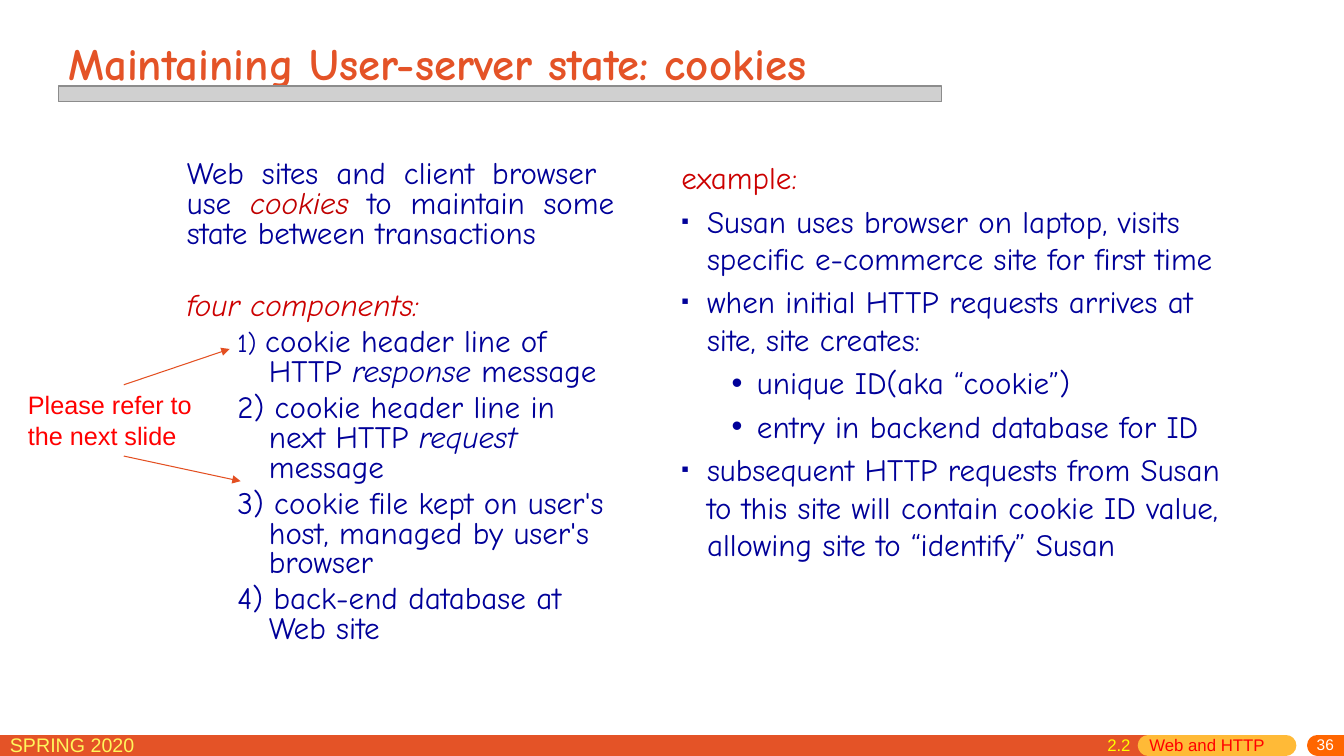
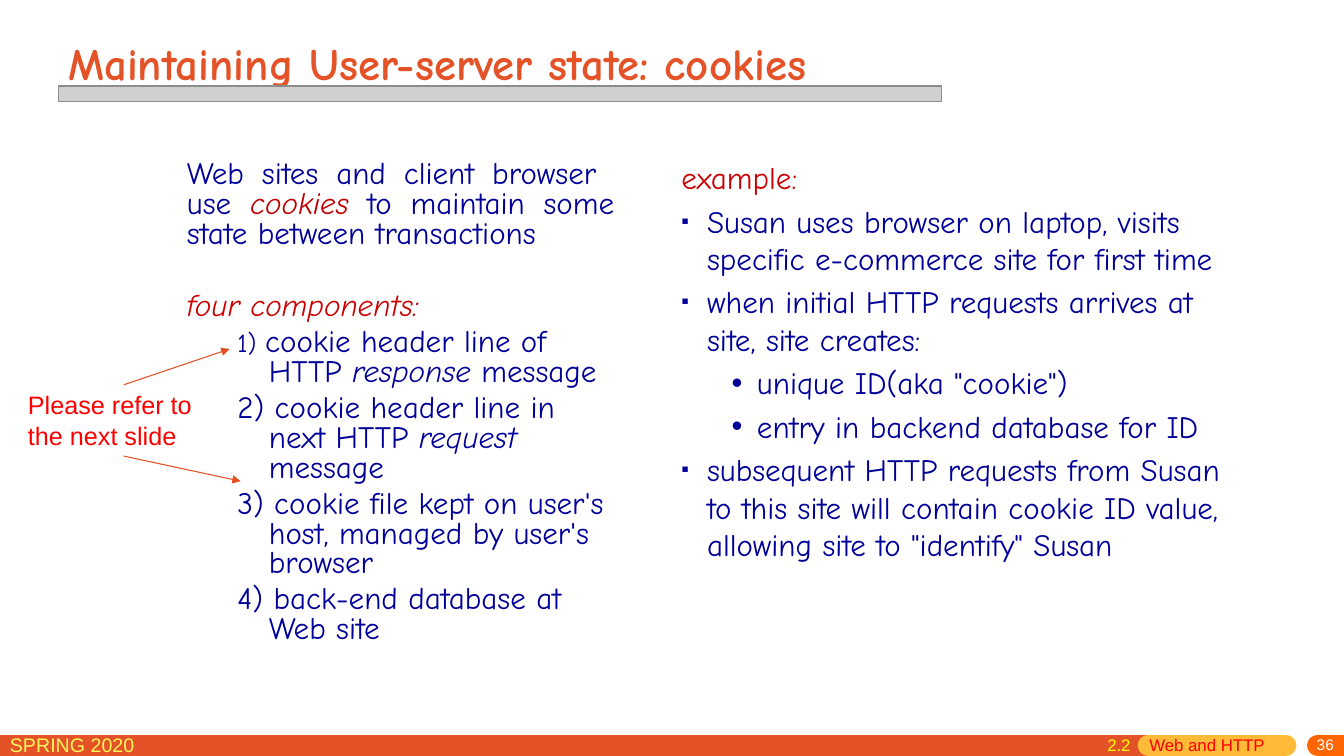
Before and after one commit to network-distributed/presentations, a slide deck: slide 36 of chapter2.pptx. Drawn at 1344x756 pixels with LibreOffice and Linux fonts; fonts in the diff are those of the drawing; grey boxes stand for pictures. Boxes give left, top, right and bottom in pixels: in the first picture for what was removed or moved away, otherwise in the second. Text is boxed around its words. In the diff, an @@ line names an element or a change of style, - is before the commit and + after.

```diff
--- a/chapter2.pptx
+++ b/chapter2.pptx
@@ text at [757,369,1067,400]: text changed @@
-  • unique ID(aka “cookie”)
+  • unique ID(aka "cookie")
@@ text at [707,460,1220,562]: text changed @@
-▪ subsequent HTTP requests from Susan to this site will contain cookie ID value, allowing site to “identify” Susan
+▪ subsequent HTTP requests from Susan to this site will contain cookie ID value, allowing site to "identify" Susan
```
Also in this commit, not shown: 18 other slides changed, 1 slide added, 1 other file.
